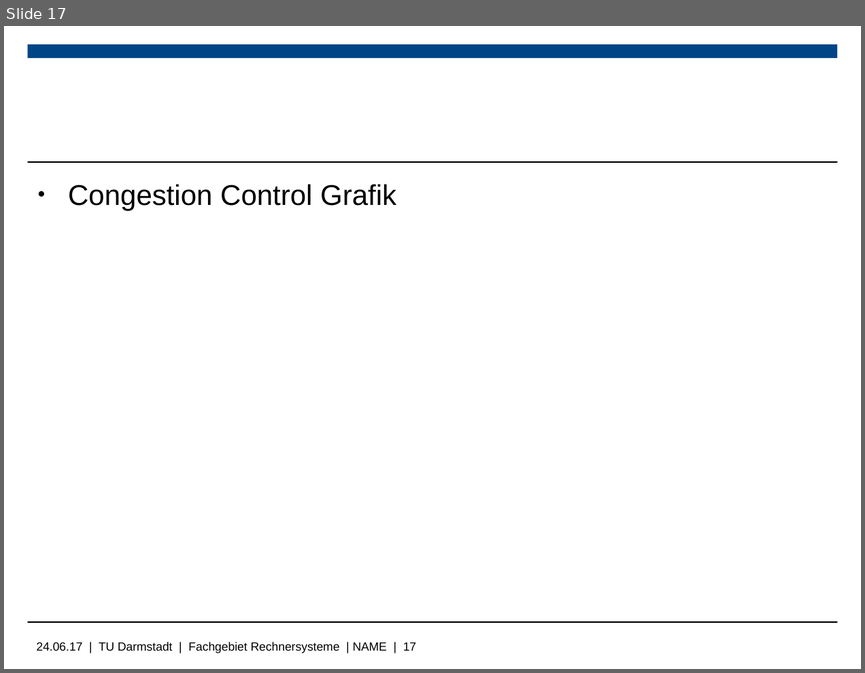
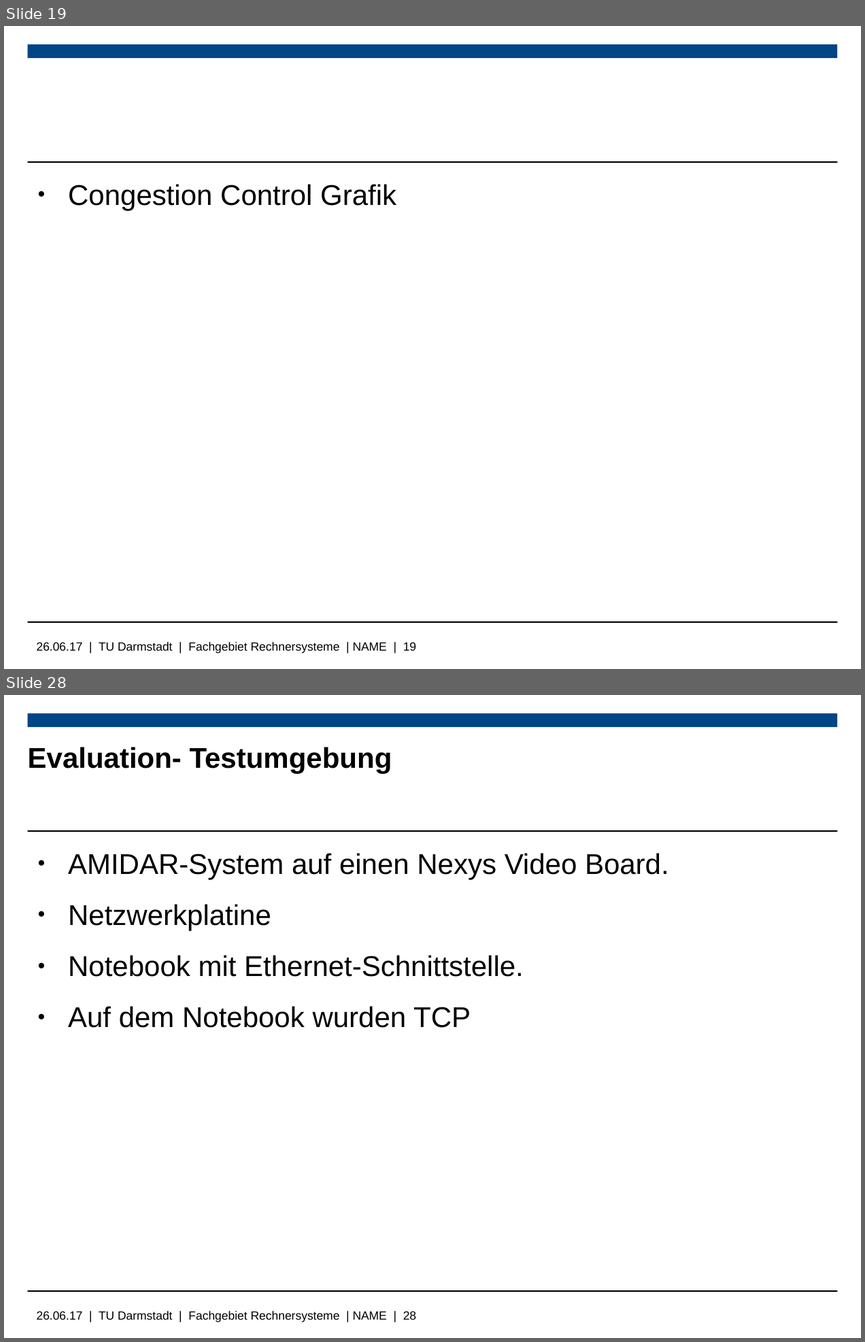
Before and after one commit to Wiero/Bachelorarbeit, a slide deck: Bachelorpräsenation.odp. Shown one above the other, each under a label of ours: slide 17 before the commit, slides 19 and 28 after it; the slides between them are not shown. The pictures are 865x673 and 865x1342 pixels, drawn with LibreOffice and Linux fonts; fonts in the diff are those of the drawing; background and template pictures are left out. Boxes give left, top, right and bottom in pixels: in the first picture for what was removed or moved away, otherwise in the second. Text is boxed around its words. In the diff, an @@ line names an element or a change of style, - is before the commit and + after.

```diff
--- a/Bachelorpräsenation.odp
+++ b/Bachelorpräsenation.odp
@@ slide 28 added at <box>4,695,861,1338</box>, background #FFFFFF; not listed: 4 template elements that a slide beside it also shows @@
@@ title added at <box>28,747,392,773</box>, 24 pt, text #000000, bold @@
+Evaluation- Testumgebung
@@ text added at <box>68,853,669,1028</box>, 24 pt, text #000000 @@
+● AMIDAR-System auf einen Nexys Video Board.
+● Netzwerkplatine
+● Notebook mit Ethernet-Schnittstelle.
+● Auf dem Notebook wurden TCP
@@ what was slide 17 is now slide 19 @@
@@ text at <box>37,641,416,653</box>: text changed @@
-24.06.17 | TU Darmstadt | Fachgebiet Rechnersysteme | NAME | 17
+26.06.17 | TU Darmstadt | Fachgebiet Rechnersysteme | NAME | 19
```
Also in this commit, not shown: 5 slides changed, 12 other slides added, 3 slides removed, 12 other files.
